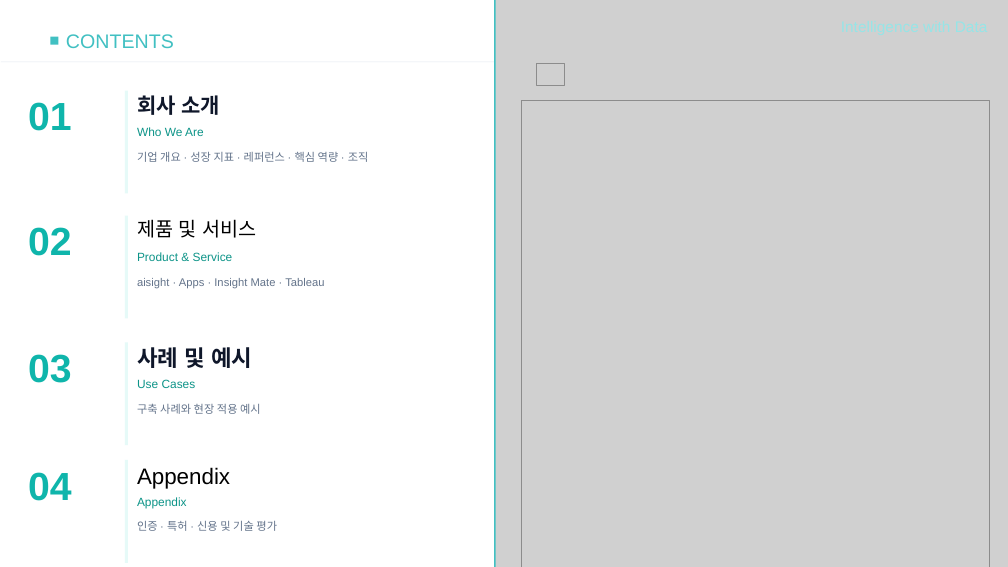
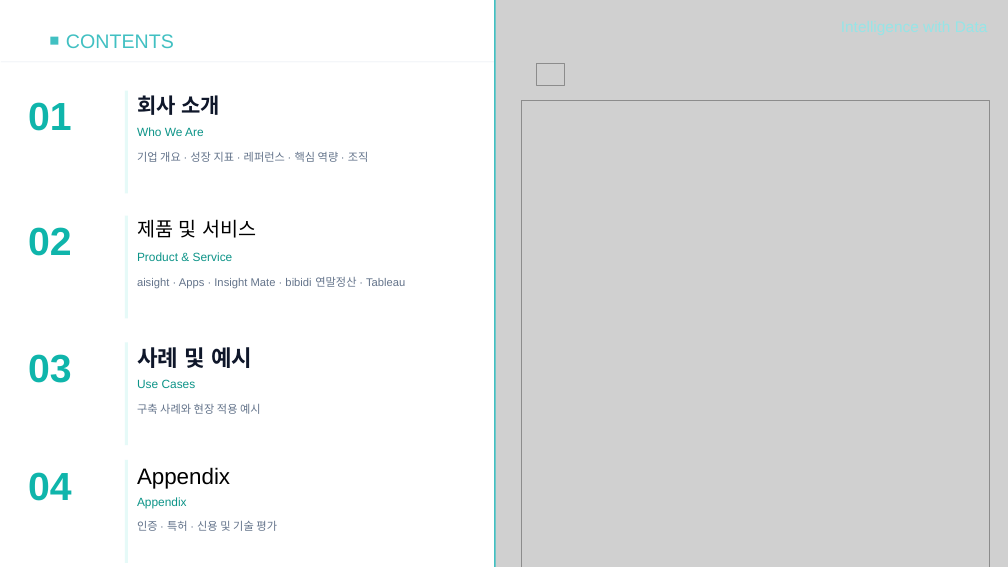
Before and after one commit to sellect-team/doc, a slide deck: slide 2 of docs/company/_source/company-intro-2026.pptx. Drawn at 1008x567 pixels with LibreOffice and Linux fonts; fonts in the diff are those of the drawing; grey boxes stand for pictures. Boxes give left, top, right and bottom in pixels: in the first picture for what was removed or moved away, otherwise in the second. Text is boxed around its words. In the diff, an @@ line names an element or a change of style, - is before the commit and + after.

```diff
--- a/docs/company/_source/company-intro-2026.pptx
+++ b/docs/company/_source/company-intro-2026.pptx
@@ text at box(137, 277, 405, 288): text changed @@
-aisight · Apps · Insight Mate · Tableau
+aisight · Apps · Insight Mate · bibidi 연말정산 · Tableau
```
Also in this commit, not shown: 4 other slides changed, 1 slide added, 19 other files.
